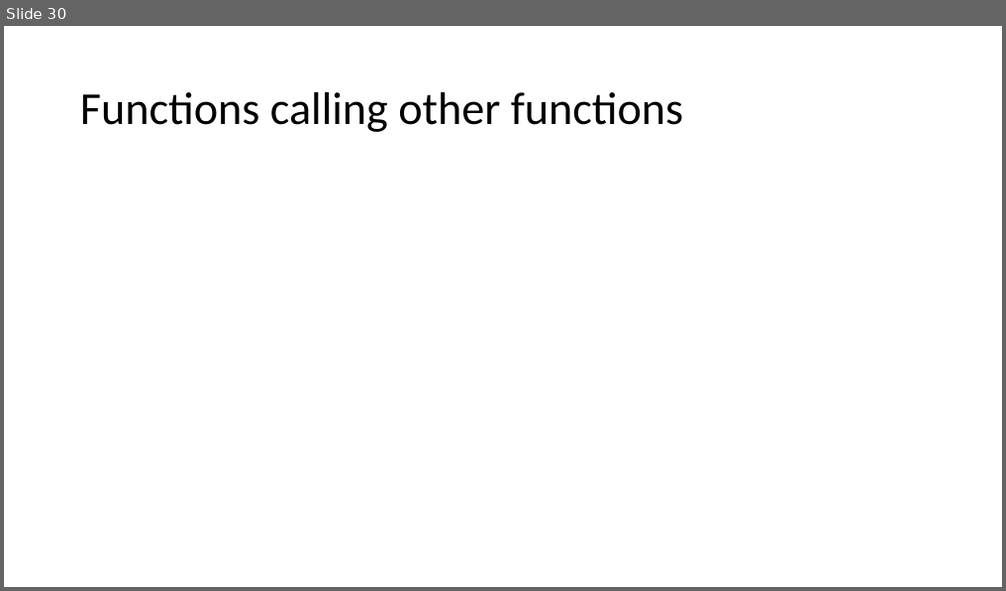
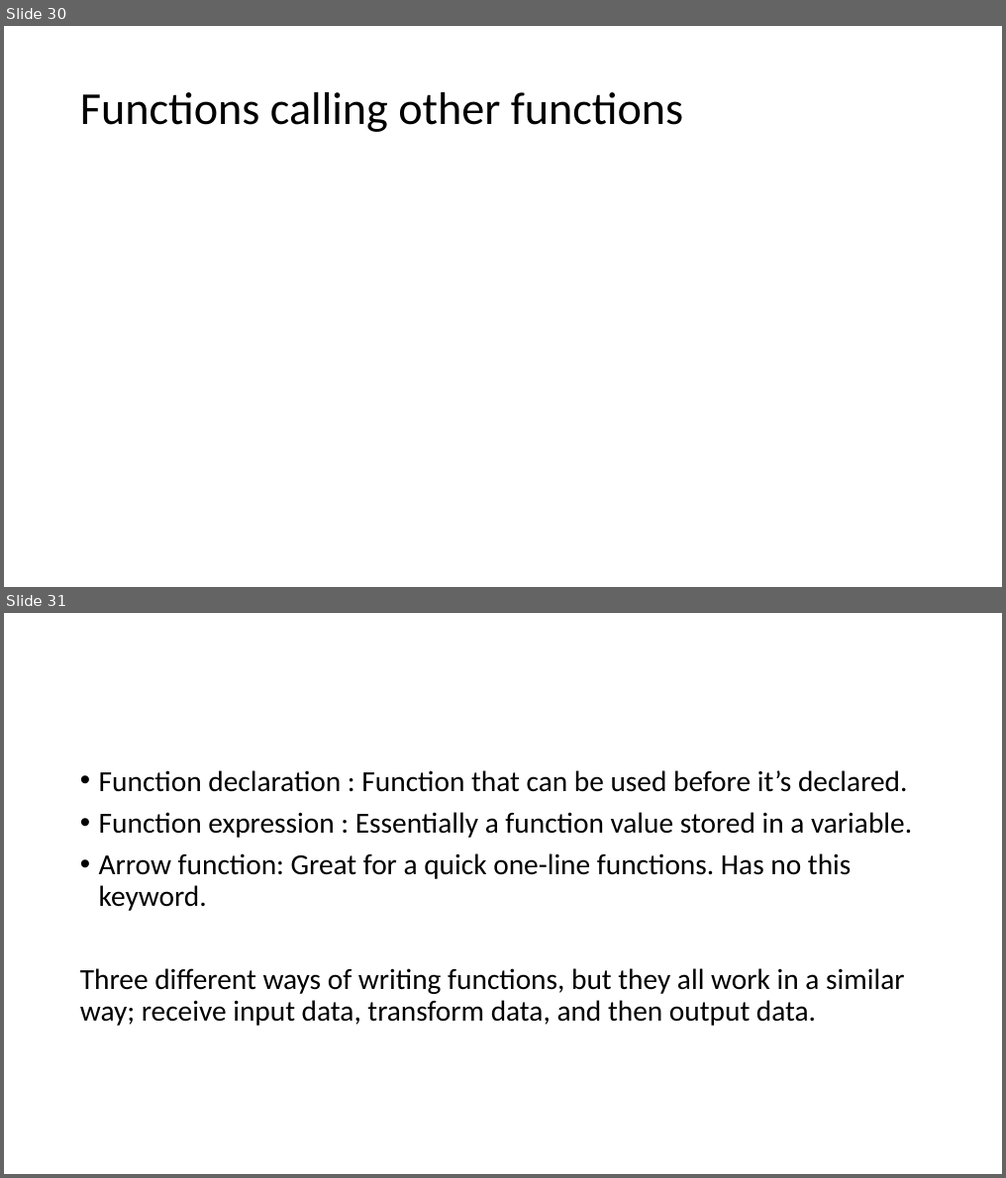
Before and after one commit to PiyushChaturvedii/Batch05, a slide deck: JavaScript.pptx. Shown one above the other, each under a label of ours: slide 30 before the commit, slides 30 and 31 after it. The pictures are 1006x591 and 1006x1178 pixels, drawn with LibreOffice and Linux fonts; fonts in the diff are those of the drawing. Boxes give left, top, right and bottom in pixels: in the first picture for what was removed or moved away, otherwise in the second. Text is boxed around its words. In the diff, an @@ line names an element or a change of style, - is before the commit and + after.

```diff
--- a/JavaScript.pptx
+++ b/JavaScript.pptx
@@ slide 31 added at [4, 613, 1002, 1174], background #FFFFFF @@
@@ text added at [80, 770, 912, 1026], 28 pt, text #000000 @@
+• Function declaration : Function that can be used before it’s declared.
+• Function expression : Essentially a function value stored in a variable.
+• Arrow function: Great for a quick one-line functions. Has no this keyword.
+Three different ways of writing functions, but they all work in a similar way; receive input data, transform data, and then output data.
```
Also in this commit, not shown: 2 other slides added, 6 other files.
